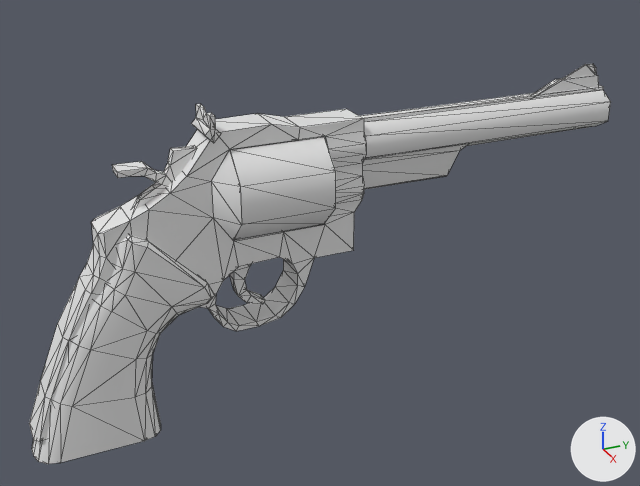
Two versions of the OBJ model src/main/resources/assets/hbm/models/weapons/novac.obj, one commit apart.
One viewpoint serves both versions: a 50 mm lens placed at (5.1, -2.41, 2.58), pointed at (0.02, -0.12, 0.04). Arrows for +X, +Y and +Z are at lower right; the lights stay in place. Mesh edges are drawn as thin lines. Where no turn or scale is listed for an object, it has been applied to the vertices.

Names of what the first picture shows: 'Cylinder', 'Gun', 'Hammer'.
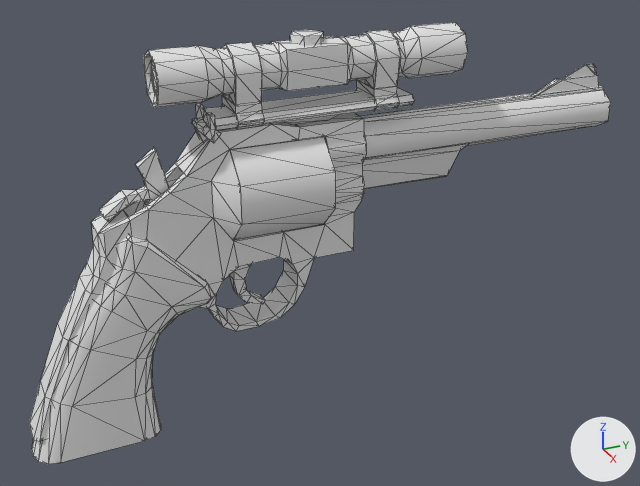
Edits to the bpy script that builds the scene:
```text
Change me_gun:
    used by ob_gun; location = (0.0, 0.0, 0.0)
    remove me_gun.from_pydata(...)  # 386 vertices, 752 faces; spans x -0.3..0.3, y -2.18..2.19, z -1.09..1.07
    add me_gun.from_pydata(...)  # 376 vertices, 736 faces; spans x -0.3..0.3, y -2.18..2.19, z -1.09..1.07
    me_gun part 1
    8 faces are deleted
    16 vertices are added at x -0.07..0.07, y -1.43..-1.01, z 0.4..0.71
    40 new faces join them
Change me_hammer:
    used by ob_hammer; location = (0.0, 0.0, 0.0)
    remove me_hammer.from_pydata(...)  # 32 vertices, 60 faces; spans x -0.068..0.068, y -1.465..-0.953, z 0.477..0.843
    add me_hammer.from_pydata(...)  # 32 vertices, 60 faces; spans x -0.068..0.068, y -1.572..-1.114, z 0.259..0.866
    me_hammer part 2: 32 of 32 vertices moved; they spanned x -0.068..0.068, y -1.465..-0.953, z 0.477..0.843 and now span x -0.068..0.068, y -1.572..-1.114, z 0.259..0.866; mean shift (0.0, -0.095, -0.136); largest move (-0.068, -1.465, 0.777) -> (-0.068, -1.572, 0.499)
Add me_scope:
    me_scope.from_pydata(...)  # 296 vertices, 568 faces; spans x -0.2..0.17, y -1.2..0.88, z 0.87..1.48
Add ob_scope:
    ob_scope = bpy.data.objects.new('Scope', me_scope)
    ob_scope.location = (0.0, 0.0, 0.0)
```

Changed parts and their boxes [x1, y1, x2, y2] in the pictures (640 x 486 px):
'Scope', added: after [144, 22, 468, 142]
'Hammer', reshaped: before [112, 145, 197, 210]; after [99, 147, 169, 222]
part 1 of me_gun, built on: [99, 139, 210, 233] in both
